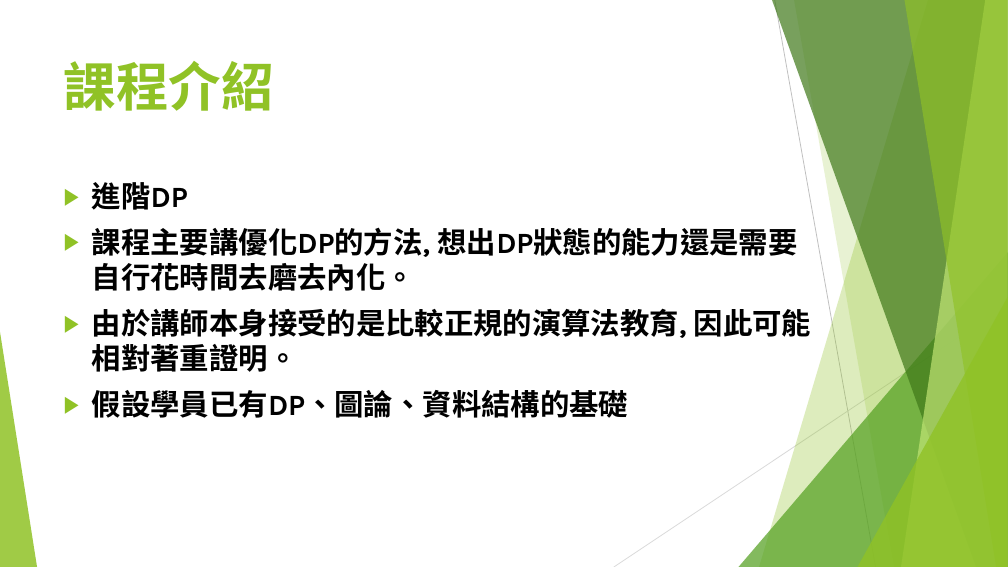
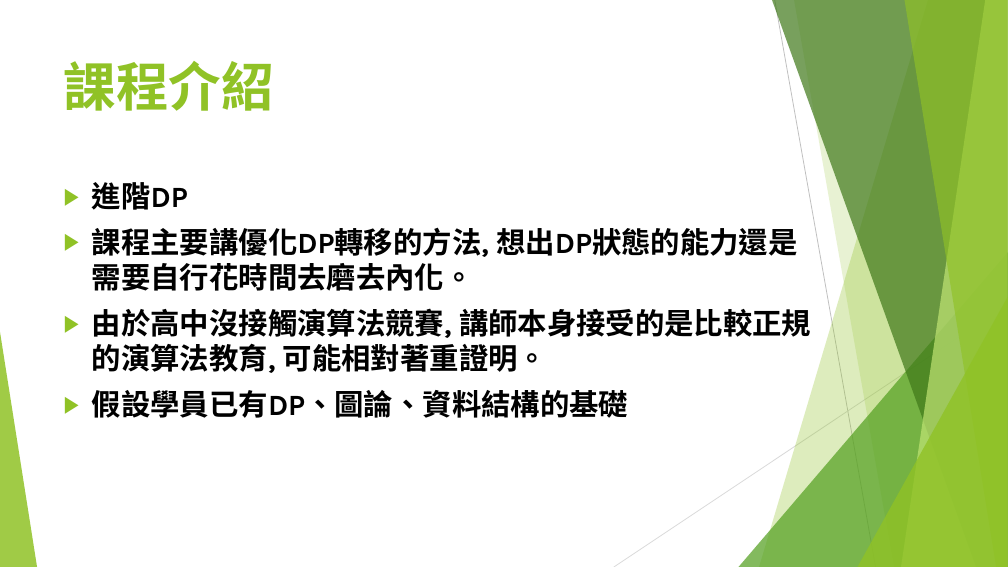
Before and after one commit to S920105123/DP2, a slide deck: slide 3 of presentation/進階動態規劃.pptx. Drawn at 1008x567 pixels with LibreOffice and Linux fonts; fonts in the diff are those of the drawing. Boxes give left, top, right and bottom in pixels: in the first picture for what was removed or moved away, otherwise in the second. Text is boxed around its words. In the diff, an @@ line names an element or a change of style, - is before the commit and + after.

```diff
--- a/presentation/進階動態規劃.pptx
+++ b/presentation/進階動態規劃.pptx
@@ text at (x1=92, y1=227, x2=811, y2=373): text changed @@
-▶ 課程主要講優化DP的方法, 想出DP狀態的能力還是需要自行花時間去磨去內化。
-▶ 由於講師本身接受的是比較正規的演算法教育, 因此可能相對著重證明。
+▶ 課程主要講優化DP轉移的方法, 想出DP狀態的能力還是需要自行花時間去磨去內化。
+▶ 由於高中沒接觸演算法競賽, 講師本身接受的是比較正規的演算法教育, 可能相對著重證明。
```
Also in this commit, not shown: 23 other slides changed, 23 slides added.
